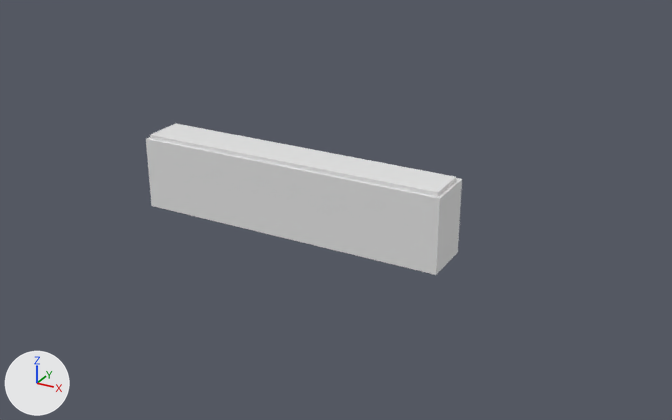
One commit to the glTF model SourceAssets/Models/Wroclaw/StartLocation/Roads/curb.glb: the scene before it, then after it.
The view is the same before and after, from a 50 mm lens placed at (1.364, -2.227, 1.203), pointed at (0.118, 0.039, 0.07). Every picture has the same lights, and +X, +Y and +Z are marked at lower left. The picture after the commit comes second. Vertices at exactly the same position are counted once.

In view in the first picture: 'curb'.
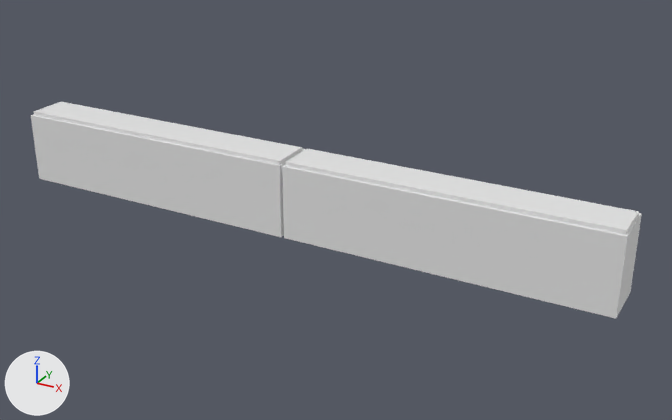
What differs and where, as boxes (x1, y1, x2, y2) in the pictures (672 x 420 px; the box of a moved part takes in the faces that stretch with it):
'curb', reshaped (93% wider, 42% taller)
    before: (146, 123, 462, 275)
    after: (31, 102, 642, 318)
part 1 of me_curb, added
    after: (31, 114, 306, 237)
part 2 of me_curb, moved or reshaped
    before: (150, 123, 456, 197)
    after: (33, 102, 302, 165)
part 3 of me_curb, added
    after: (282, 165, 642, 318)
part 4 of me_curb, added
    after: (285, 149, 639, 235)

The edits, one by one:
me_curb is used by ob_curb; location (0.0, 0.0, 0.0).
me_curb had 16 vertices, 24 faces and spanned x -0.5..0.5, y -0.08..0.08, z 0.0..0.242.
me_curb now has 32 vertices, 48 faces and spans x -0.995..0.995, y -0.08..0.08, z 0.0..0.242.
me_curb part 1: a new loose piece, a box spanning x -0.995..-0.005, y -0.08..0.08, z 0.0..0.23, in mat_stone (white #e7e7e7).
me_curb part 2: the loose piece of 8 vertices spanning x -0.49..0.49, y -0.07..0.06, z 0.23..0.242 is moved by (-0.5, 0.0, 0.0).
me_curb part 3: a new loose piece, a box spanning x 0.005..0.995, y -0.08..0.08, z 0.0..0.23, in mat_stone (white #e7e7e7).
me_curb part 4: a new loose piece, a box spanning x 0.01..0.99, y -0.07..0.06, z 0.23..0.242, in mat_stone (white #e7e7e7).
Other edits to the shape of me_curb do not show in these pictures.
